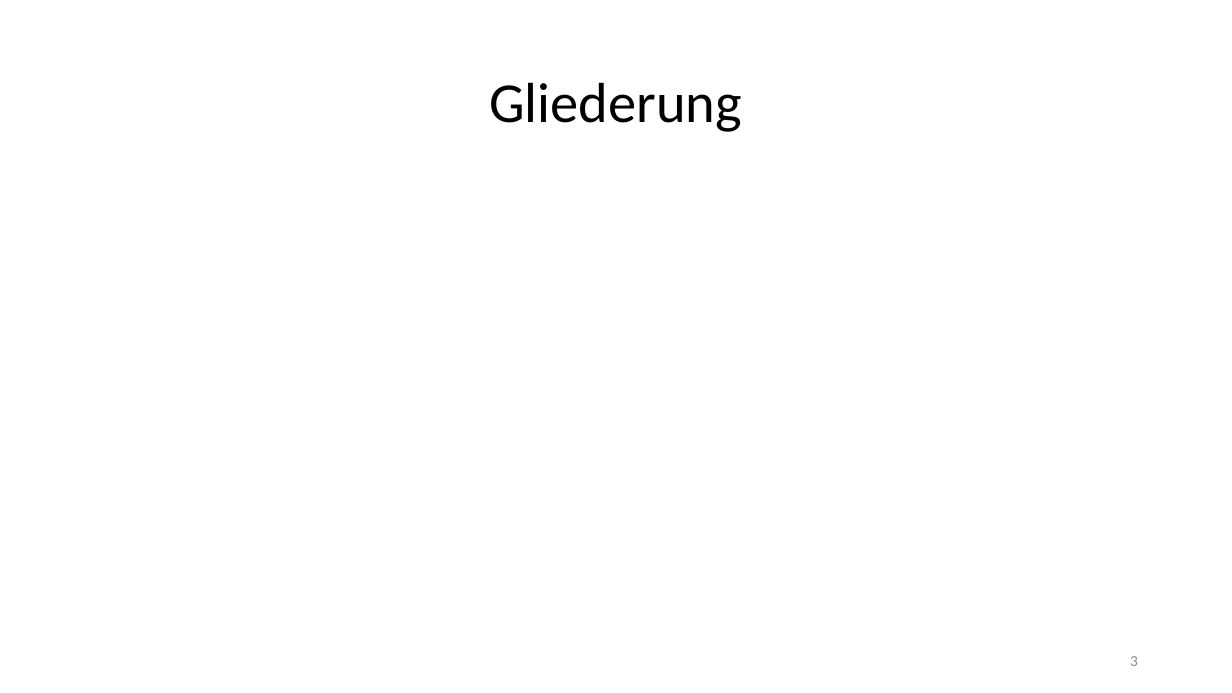
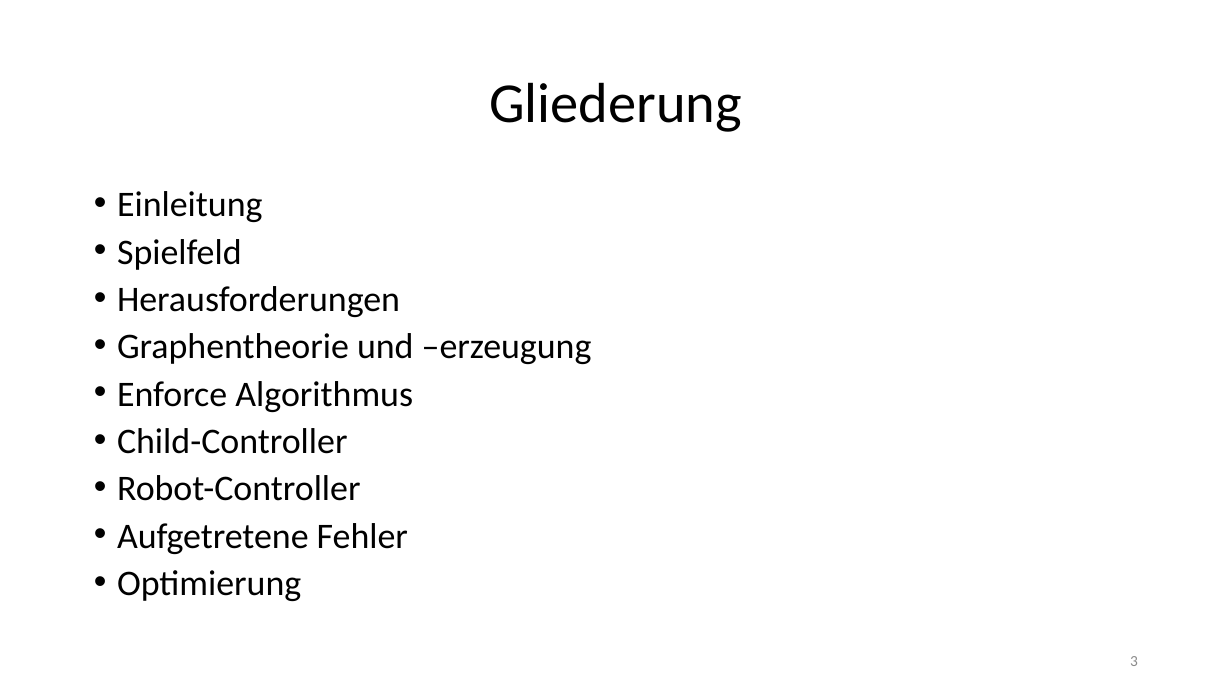
Before and after one commit to jhbruhn/fmes, a slide deck: slide 3 of Dokumentation/Roboter.pptx. Drawn at 1232x693 pixels with LibreOffice and Linux fonts; fonts in the diff are those of the drawing. Boxes give left, top, right and bottom in pixels: in the first picture for what was removed or moved away, otherwise in the second. Text is boxed around its words. In the diff, an @@ line names an element or a change of style, - is before the commit and + after.

Commit message:
praesi gliederung Spielfeld

```diff
--- a/Dokumentation/Roboter.pptx
+++ b/Dokumentation/Roboter.pptx
@@ text added at (117,191,592,601), 28 pt, text #000000 @@
+• Einleitung
+• Spielfeld
+• Herausforderungen
+• Graphentheorie und –erzeugung
+• Enforce Algorithmus
+• Child-Controller
+• Robot-Controller
+• Aufgetretene Fehler
+• Optimierung
```
Also in this commit, not shown: 1 other slide changed, 1 slide added, 1 slide removed.
